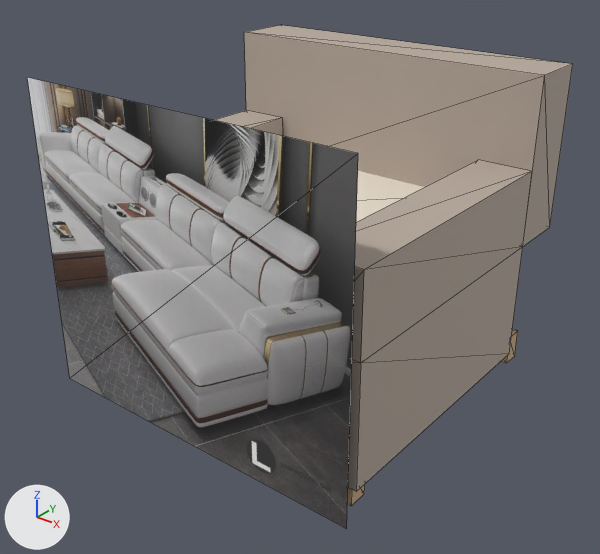
The glTF model storage/picture/mocan-76.glb, before and after one commit.
Camera for both pictures: a 50 mm camera at (1.19, -1.532, 1.205) aimed at (0.017, -0.066, 0.296). Arrows for +X, +Y and +Z are at lower left; the lights stay in place. The first picture is the older version. Mesh edges are drawn as thin lines. Vertices at exactly the same position are counted once.

The older version as bpy lines, for what is in view:
```python
mat_fabric = principled_material('fabric')
mat_fabric.base_color = (0.48, 0.4, 0.34)  # grey #b8aa9e
mat_fabric.roughness = 0.72
me_mesh_0 = bpy.data.meshes.new('Mesh_0')
me_mesh_0.from_pydata(...)  # 70 vertices, 110 faces; spans x -0.45..0.45, y -0.455..0.425, z 0.0..0.8
# faces by material slot: [48, 48, 12, 2]
me_mesh_0.materials.append(mat_wood)  # beige #cead86
me_mesh_0.materials.append(mat_fabric)  # grey #b8aa9e
me_mesh_0.materials.append(mat_cushion)  # pale yellow #efe5d4
me_mesh_0.materials.append(mat_photo)  # picture img_image_0
ob_furniture = bpy.data.objects.new('furniture', me_mesh_0)
ob_furniture.location = (0.0, 0.0, 0.0)
```
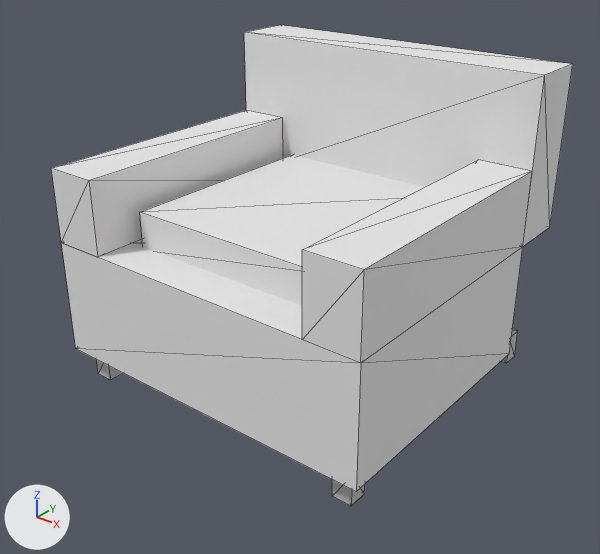
The edits, one by one:
Material 'fabric' (mat_fabric) changes colour from grey #b8aa9e to white #e9e8e8; in linear values from (0.48, 0.4, 0.34) to (0.812, 0.804, 0.808).
me_mesh_0 is used by ob_furniture; location (0.0, 0.0, 0.0).
me_mesh_0 had 70 vertices, 110 faces and spanned x -0.45..0.45, y -0.455..0.425, z 0.0..0.8.
me_mesh_0 now has 66 vertices, 108 faces and spans x -0.45..0.45, y -0.425..0.425, z 0.0..0.8.
me_mesh_0 part 1: the loose piece of 4 vertices spanning x -0.45..0.45, y -0.455, z 0.004..0.796 is deleted.
me_mesh_0 no longer uses material mat_photo (picture img_image_0).

Where the change shows, as pixel boxes (x1, y1, x2, y2) in the pictures (600 x 554 px):
'furniture', recoloured, reshaped (lighter)
    before: (27, 25, 573, 529)
    after: (51, 25, 573, 506)
part 1 of me_mesh_0, deleted
    before: (27, 77, 358, 529)
